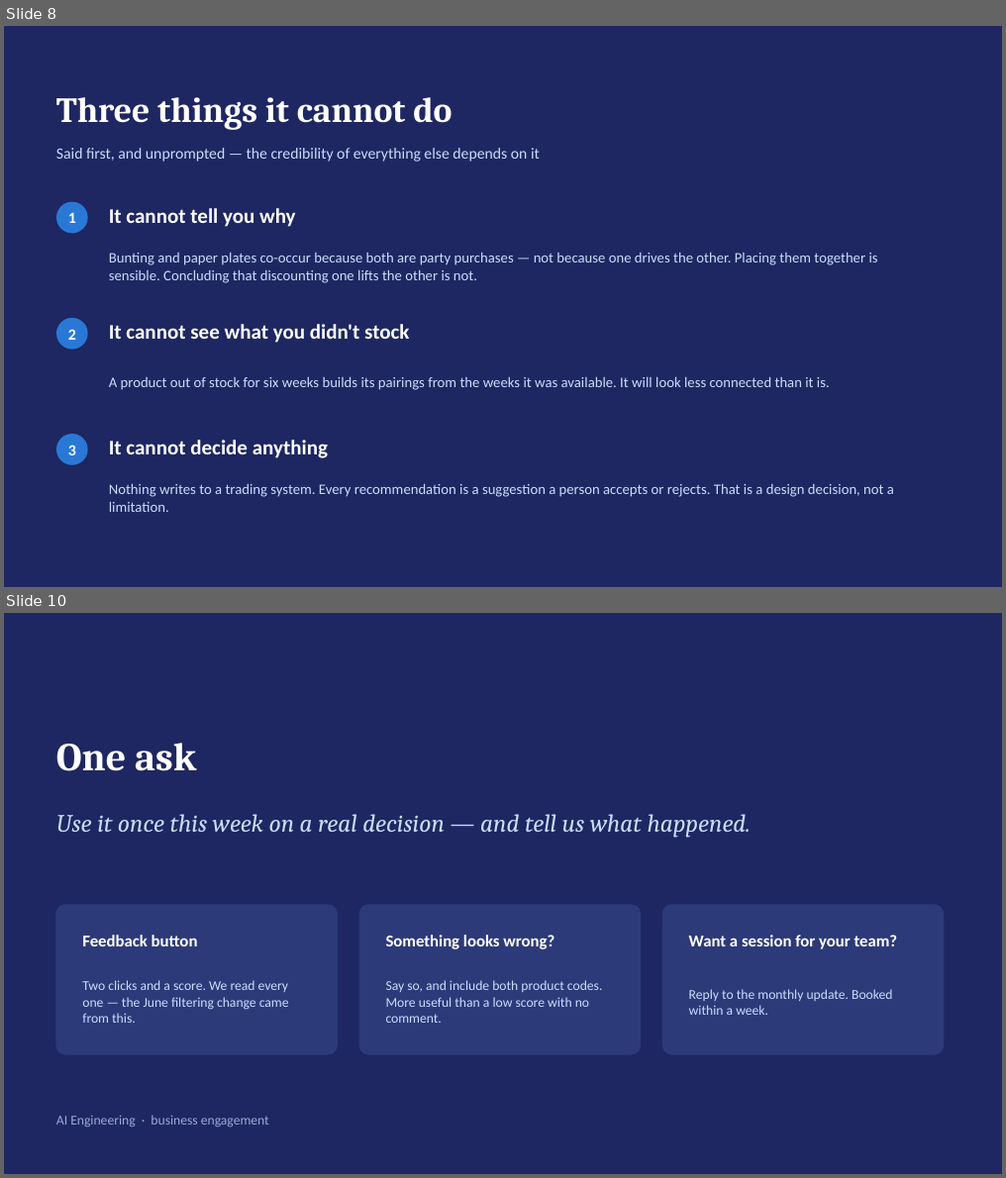
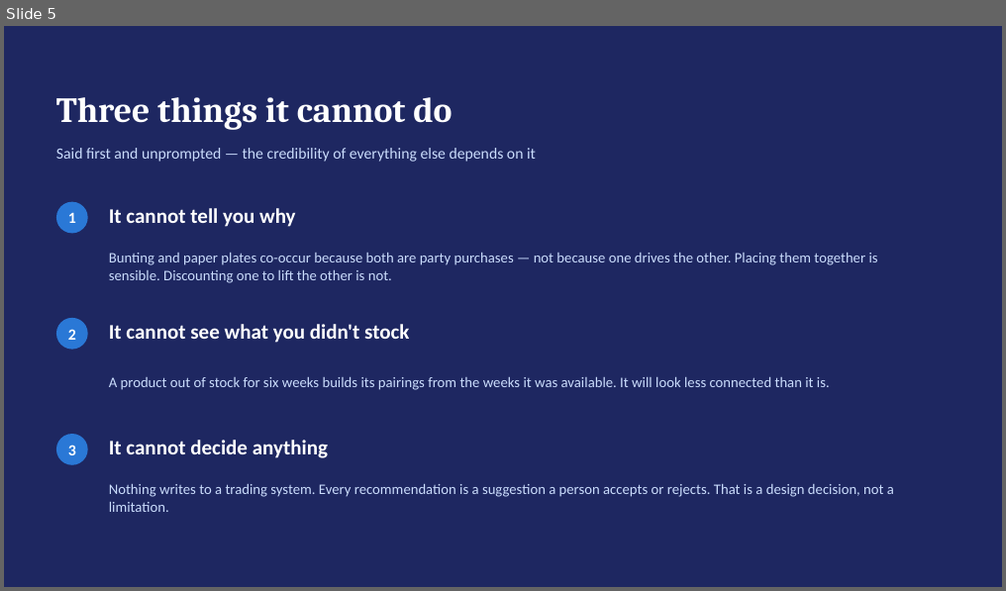
Before and after one commit to Kenchch/retail-ai-pipeline, a slide deck: workshop/ai_literacy_workshop.pptx. Shown one above the other, each under a label of ours: slides 8 and 10 before the commit, slide 5 after it; the slides between them are not shown. The pictures are 1006x1178 and 1006x591 pixels, drawn with LibreOffice and Linux fonts; fonts in the diff are those of the drawing. Boxes give left, top, right and bottom in pixels: in the first picture for what was removed or moved away, otherwise in the second. Text is boxed around its words. In the diff, an @@ line names an element or a change of style, - is before the commit and + after.

```diff
--- a/workshop/ai_literacy_workshop.pptx
+++ b/workshop/ai_literacy_workshop.pptx
@@ slide 10 removed at [4, 613, 1002, 1174], background #1E2761 @@
@@ text removed at [56, 743, 196, 771] @@
-One ask
@@ text removed at [56, 814, 750, 838] @@
-Use it once this week on a real decision — and tell us what happened.
@@ rounded rectangle removed at [56, 905, 338, 1055] @@
@@ rounded rectangle removed at [359, 905, 641, 1055] @@
@@ rounded rectangle removed at [662, 905, 944, 1055] @@
@@ text removed at [82, 935, 198, 947] @@
-Feedback button
@@ text removed at [386, 935, 554, 950] @@
-Something looks wrong?
@@ text removed at [689, 935, 898, 950] @@
-Want a session for your team?
@@ text removed at [82, 980, 289, 1023] @@
-Two clicks and a score. We read every one — the June filtering change came from this.
@@ text removed at [386, 980, 603, 1023] @@
-Say so, and include both product codes. More useful than a low score with no comment.
@@ text removed at [689, 989, 892, 1015] @@
-Reply to the monthly update. Booked within a week.
@@ text removed at [56, 1115, 269, 1127] @@
-AI Engineering · business engagement
@@ what was slide 8 is now slide 5 @@
@@ slide 5 changed as well @@
@@ text at [56, 148, 536, 162]: text changed @@
-Said first, and unprompted — the credibility of everything else depends on it
+Said first and unprompted — the credibility of everything else depends on it
@@ text at [109, 253, 878, 283]: text changed @@
-Bunting and paper plates co-occur because both are party purchases — not because one drives the other. Placing them together is sensible. Concluding that discounting one lifts the other is not.
+Bunting and paper plates co-occur because both are party purchases — not because one drives the other. Placing them together is sensible. Discounting one to lift the other is not.
```
Also in this commit, not shown: 5 other slides changed, 3 other slides removed, 50 other files.
